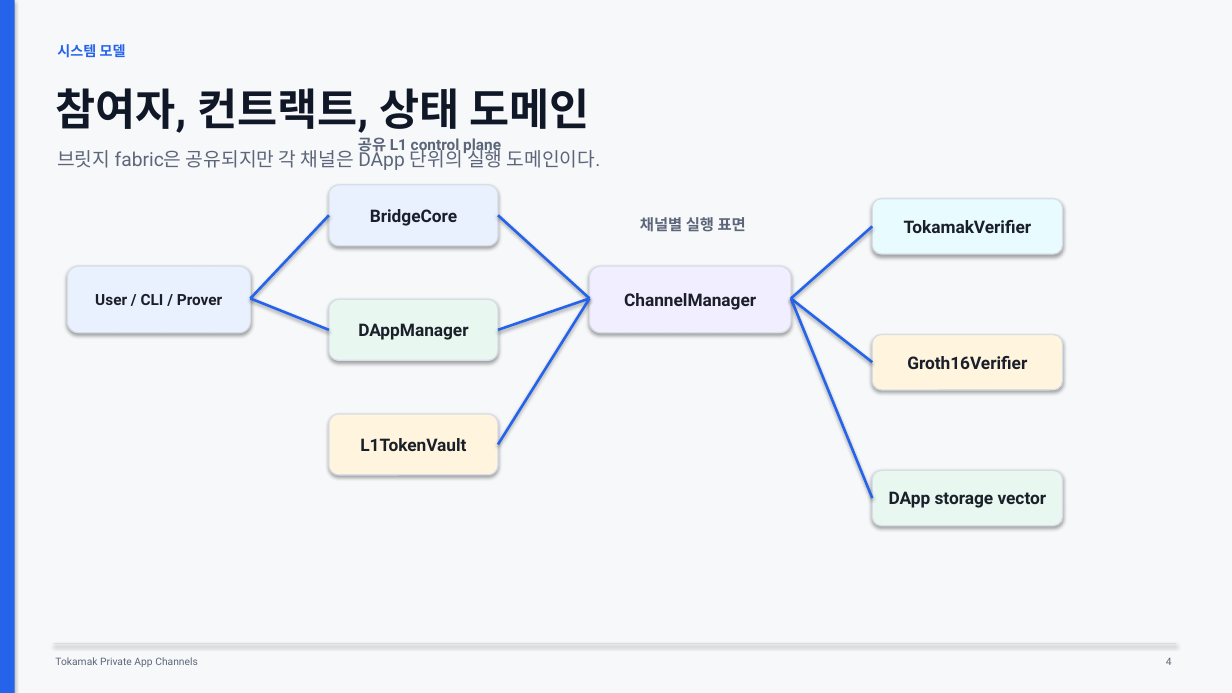
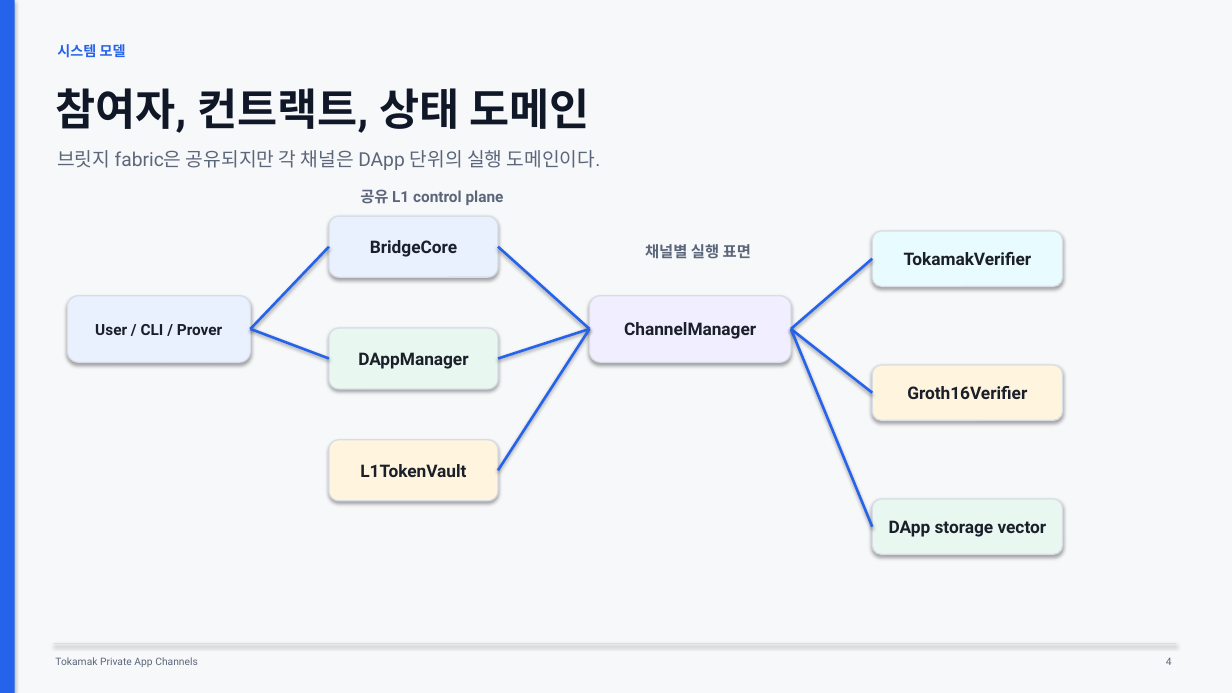
Before and after one commit to tokamak-network/Tokamak-zk-EVM-contracts, a slide deck: slide 4 of bridge/docs/dev/spec.pptx. Drawn at 1232x693 pixels with LibreOffice and Linux fonts; fonts in the diff are those of the drawing. Boxes give left, top, right and bottom in pixels: in the first picture for what was removed or moved away, otherwise in the second. Text is boxed around its words. In the diff, an @@ line names an element or a change of style, - is before the commit and + after.

Commit message:
Fix bridge deck system model layout

```diff
--- a/bridge/docs/dev/spec.pptx
+++ b/bridge/docs/dev/spec.pptx
@@ text "공유 L1 control plane": place and size @@
-text "공유 L1 control plane" at (358,137,501,154)
+text "공유 L1 control plane" at (360,189,504,205)
@@ 7 texts, 7 rounded rectangles, 6 lines: place and size @@
-7 texts, 7 rounded rectangles, 6 lines at (67,185,1063,526)
+7 texts, 7 rounded rectangles, 6 lines at (67,216,1063,555)
@@ text "채널별 실행 표면": place and size @@
-text "채널별 실행 표면" at (640,217,746,231)
+text "채널별 실행 표면" at (645,244,751,259)
@@ line moved from (791, 299) - (872, 226) to (791, 329) - (872, 259) @@
@@ line moved from (498, 445) - (590, 299) to (498, 470) - (590, 329) @@
@@ rounded rectangle: place and size @@
-rounded rectangle at (329,414,498,475)
+rounded rectangle at (329,440,498,501)
@@ text "L1TokenVault": place and size @@
-text "L1TokenVault" at (360,438,466,451)
+text "L1TokenVault" at (360,464,466,477)
```
